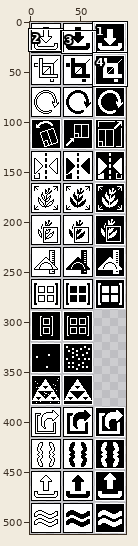
One commit to this pixel-art file: assets/gui/result_buttons.aseprite. The first picture is a wide view before the edit; the outline marks the close-up.
Close-up. Old version:
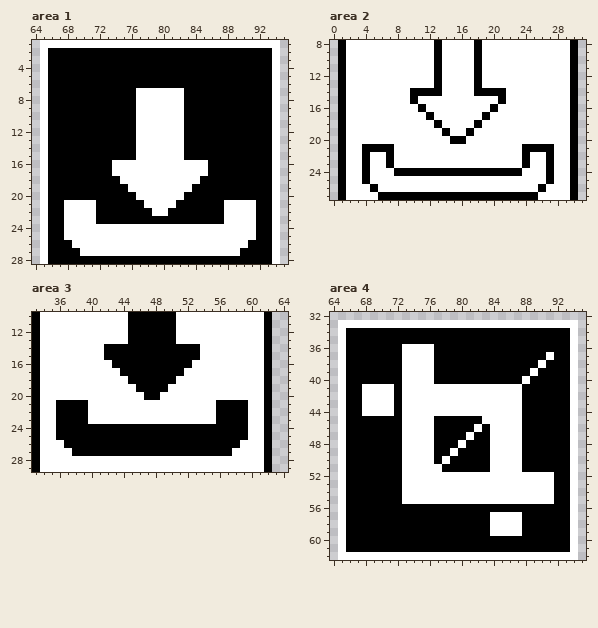
96x512 pixels, 1 frame. Shown: area 1: x 64..95, y 1..28; area 2: x 0..31, y 8..27; area 3: x 33..64, y 10..29; area 4: x 64..95, y 32..62. The commit also changed other parts of the picture, which this record leaves out.
The same view after the edit:
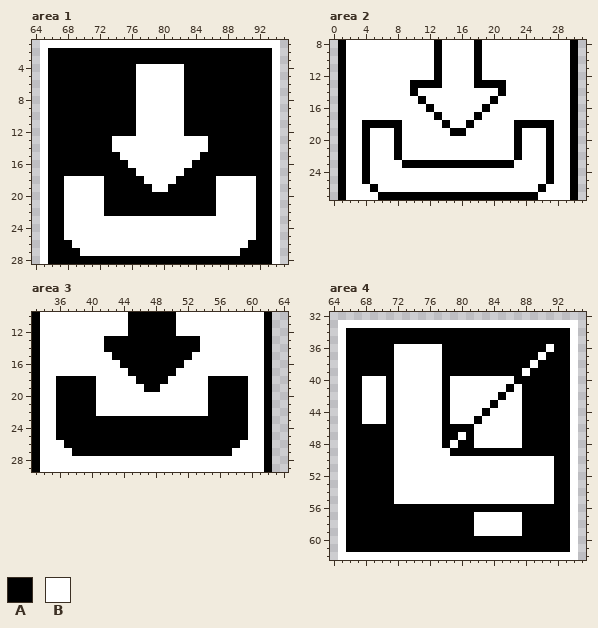
Palette (. is transparent): A #000000  B #ffffff
Changes in this commit:
Changed rows in their new state; - is an unchanged pixel.
Area 1, layer "pic":
first column x 77:
 4 BBBBBB
 5 BBBBBB
 6 BBBBBB
first column x 68:
13 ------BBB------BBB------
14 ------BBB------BBB------
15 -------BB------BB-------
16 ------AA--------AA------
17 ------AAA------AAA------
18 BBBBB--AAA----AAA--BBBBB
19 BBBBB---AAA--AAA---BBBBB
20 BBBBB----AAAAAA----BBBBB
21 ----B-----AAAA-----B----
22 ----B------AA------B----
23 ----BBBBBBBBBBBBBBBB----
Area 2, layer "pic":
first column x 4:
13 ------AAA------AAA------
14 -------BBB----BBB-------
15 ------BA--------AB------
16 -------BA------AB-------
17 --------BA----AB--------
18 AAAAA----BA--AB----AAAAA
19 A---A-----BAAB-----A---A
20 A---A------BB------A---A
21 -BBBA--------------ABBB-
22 ---BA--------------AB---
23 ---B-AAAAAAAAAAAAAA-B---
24 ----BBBBBBBBBBBBBBBB----
Area 3, layer "pic":
first column x 36:
13 ------AAA------AAA------
15 ------B----------B------
16 -------B--------B-------
17 --------B------B--------
18 AAAAA----B----B----AAAAA
19 AAAAA-----B--B-----AAAAA
20 AAAAA------BB------AAAAA
21 ----A--------------A----
22 ----A--------------A----
23 ----AAAAAAAAAAAAAAAA----
Area 4, layer "pic":
first column x 68:
36 ----B----B-------------B
37 ----B----B------------BA
38 ----B----B-----------BA-
39 ----B----B----------BA--
40 BBB-B----B-BBBBBBBB-A---
41 ---AB-----A-------A-----
42 ---AB-----A------A------
43 ---AB-----A-----A-------
44 ---AB-----A----A--------
45 BBB-B----B-BBB----------
46 ----B----B-----B--------
47 ----B----B--BABB--------
48 ----B----B-BA-BB--------
49 ----B----BBA----AAAA----
50 ----B----B-BBBBB----BBBB
51 ----B-----BBBBBB----BBBB
52 ----B-------------------
53 ----B-------------------
54 ----B-------------------
55 ----B-------------------
57 --------------BB--------
58 --------------BB--------
59 --------------BB--------
